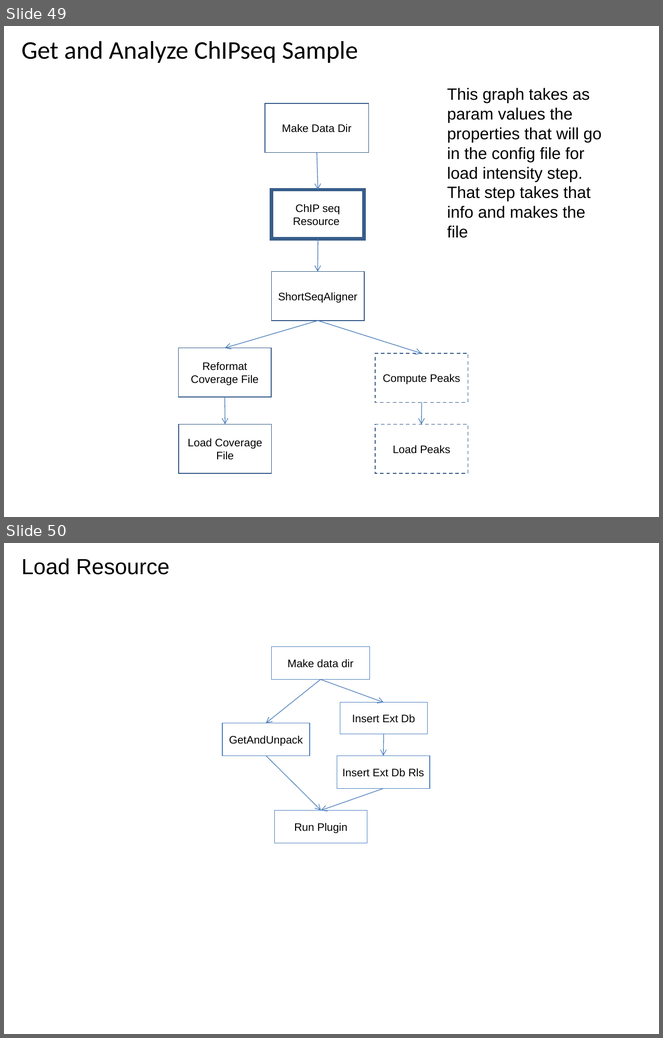
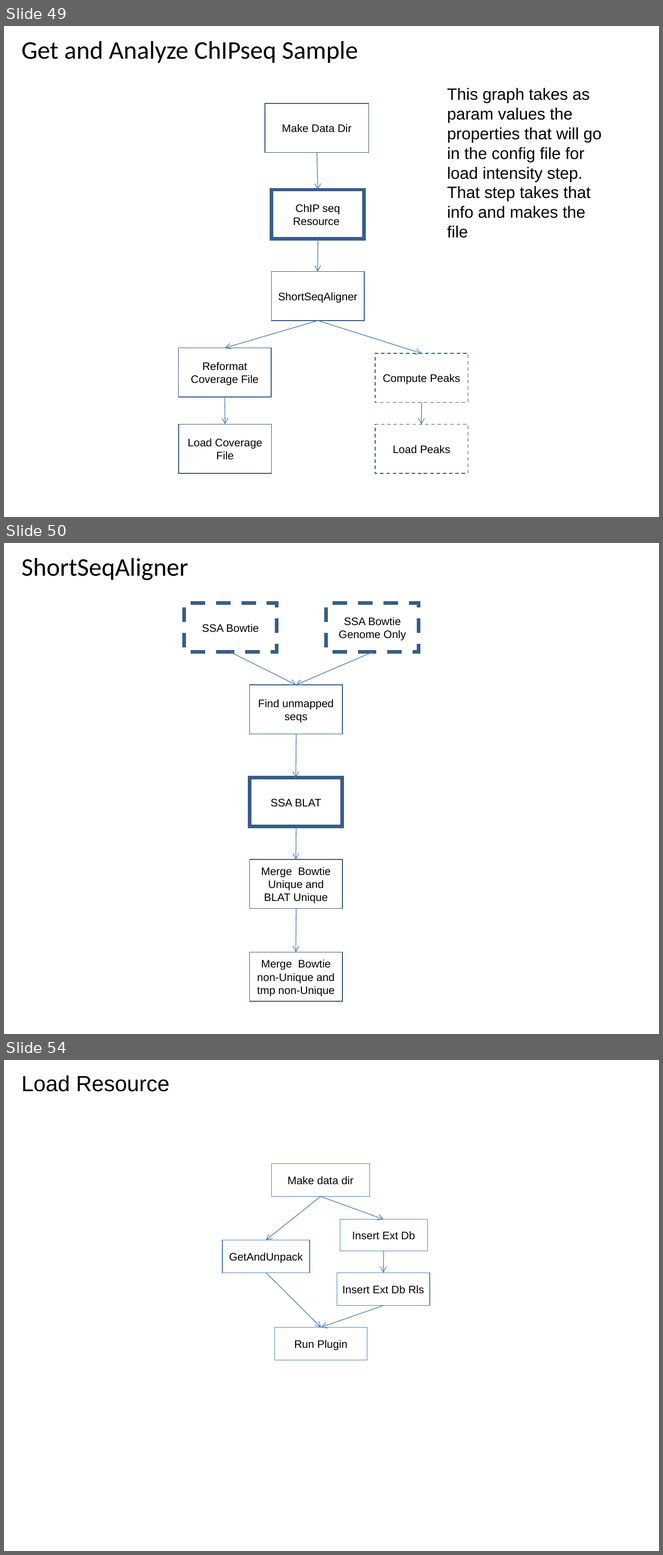
Before and after one commit to VEuPathDB/ApiCommonWorkflow, a slide deck: Main/doc/IntegratedWorkflow.ppt. Shown one above the other, each under a label of ours: slides 49 and 50 before the commit, slides 49, 50 and 54 after it; the slides between them are not shown. The pictures are 663x1038 and 663x1555 pixels, drawn with LibreOffice and Linux fonts; fonts in the diff are those of the drawing. Boxes give left, top, right and bottom in pixels: in the first picture for what was removed or moved away, otherwise in the second. Text is boxed around its words. In the diff, an @@ line names an element or a change of style, - is before the commit and + after.

```diff
--- a/Main/doc/IntegratedWorkflow.ppt
+++ b/Main/doc/IntegratedWorkflow.ppt
@@ slide 50 added at [4, 543, 659, 1034], background #FFFFFF @@
@@ title added at [22, 558, 189, 580], 28 pt, text #000000 @@
+ShortSeqAligner
@@ rectangle added at [184, 603, 277, 652], outline #385D8A 4 pt dashed, 12 pt, text #000000 @@
+SSA Bowtie
@@ rectangle added at [326, 603, 419, 652], outline #385D8A 4 pt dashed, 12 pt, text #000000 @@
+SSA Bowtie
+Genome Only
@@ arrow added from (231, 652) to (296, 685), #4A7EBB 0.74 pt @@
@@ arrow added from (373, 652) to (296, 685), #4A7EBB 0.74 pt @@
@@ rectangle added at [249, 685, 343, 734], outline #385D8A 0.99 pt, 12 pt, text #000000 @@
+Find unmapped seqs
@@ arrow added from (296, 734) to (296, 778), #4A7EBB 0.74 pt @@
@@ rectangle added at [249, 778, 343, 827], outline #385D8A 4 pt, 12 pt, text #000000 @@
+SSA BLAT
@@ arrow added from (296, 827) to (296, 860), #4A7EBB 0.74 pt @@
@@ rectangle added at [249, 860, 343, 909], outline #385D8A 0.99 pt, 12 pt, text #000000 @@
+Merge Bowtie Unique and BLAT Unique
@@ arrow added from (296, 909) to (296, 953), #4A7EBB 0.74 pt @@
@@ rectangle added at [249, 953, 343, 1002], outline #385D8A 0.99 pt, 12 pt, text #000000 @@
+Merge Bowtie non-Unique and tmp non-Unique
@@ what was slide 50 is now slide 54 @@
```
Also in this commit, not shown: 4 other slides added, 1 slide removed.
